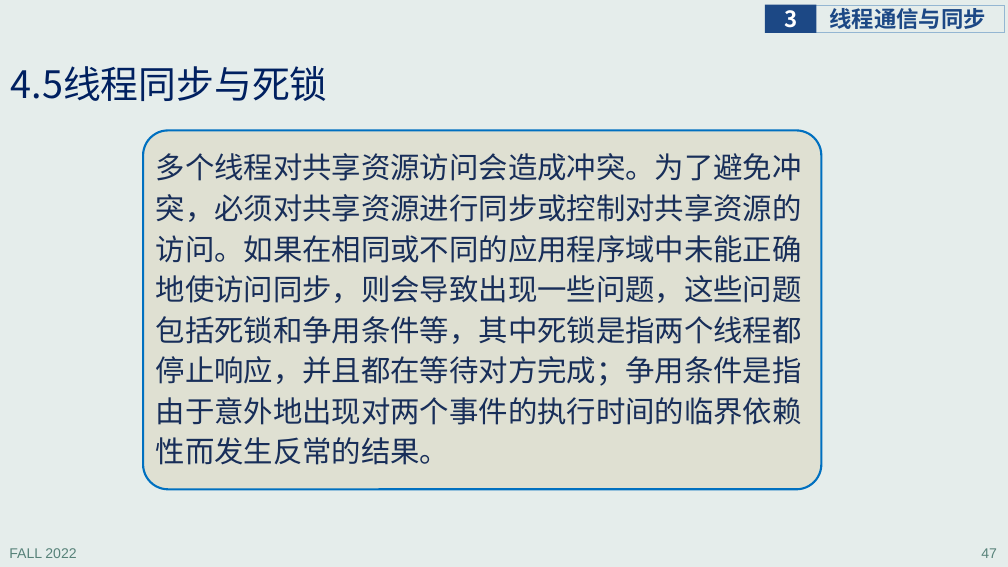
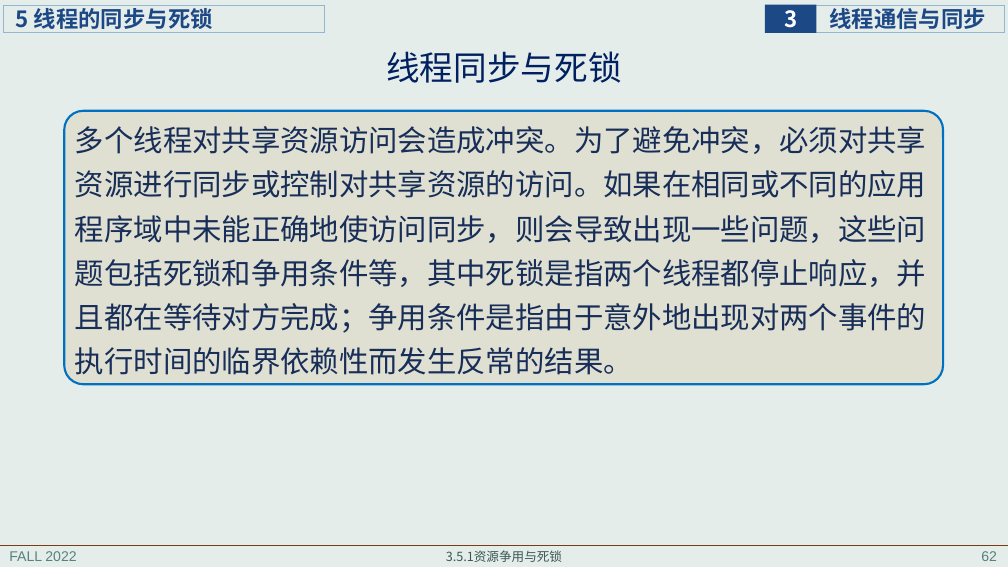
Before and after one commit to principleWindows/win-principle-2022, a slide deck: slide 62 of slides/instruction/principleWindows_3.pptx (slide 47 before the commit). Drawn at 1008x567 pixels with LibreOffice and Linux fonts; fonts in the diff are those of the drawing. Boxes give left, top, right and bottom in pixels: in the first picture for what was removed or moved away, otherwise in the second. Text is boxed around its words. In the diff, an @@ line names an element or a change of style, - is before the commit and + after.

```diff
--- a/slides/instruction/principleWindows_3.pptx
+++ b/slides/instruction/principleWindows_3.pptx
@@ rectangle added at box(4, 5, 325, 33), outline #94B6D2 0.75 pt, 21.3 pt, text #1C4885, bold @@
+5 线程的同步与死锁
@@ title at box(386, 51, 621, 83): text changed; size 36 to 32 pt @@
-4.5线程同步与死锁
+线程同步与死锁
@@ rounded rectangle: place and size @@
-rounded rectangle at box(143, 130, 821, 489)
+rounded rectangle at box(64, 111, 943, 385)
@@ text "多个线程对共享资源访问会造成冲突。为了避免冲突，必须对共享资源进行同步或控制对共享资源的访问。如果在相同或不同的应用程序 ...": place and size @@
-text "多个线程对共享资源访问会造成冲突。为了避免冲突，必须对共享资源进行同步或控制对共享资源的访问。如果在相同或不同的应用程序 ..." at box(156, 153, 802, 465)
+text "多个线程对共享资源访问会造成冲突。为了避免冲突，必须对共享资源进行同步或控制对共享资源的访问。如果在相同或不同的应用程序 ..." at box(75, 126, 926, 375)
@@ text "多个线程对共享资源访问会造成冲突。为了避免冲突，必须对共享资源进行同步或控制对共享资源的访问。如果在相同或不同的应用程序 ..." at box(75, 126, 926, 375): line spacing 1.15 to 1.25 @@
@@ line added from (0, 545) to (1008, 545), #7B3D17 0.5 pt @@
@@ text added at box(446, 550, 562, 562), 12 pt, text #3A5750 @@
+3.5.1资源争用与死锁
@@ page number removed at box(981, 548, 997, 558) @@
-47
@@ page number added at box(981, 551, 997, 561), 13.3 pt, text #578279 @@
+62
```
Also in this commit, not shown: 52 other slides changed, 19 slides added, 1 slide removed, 7 other files.
